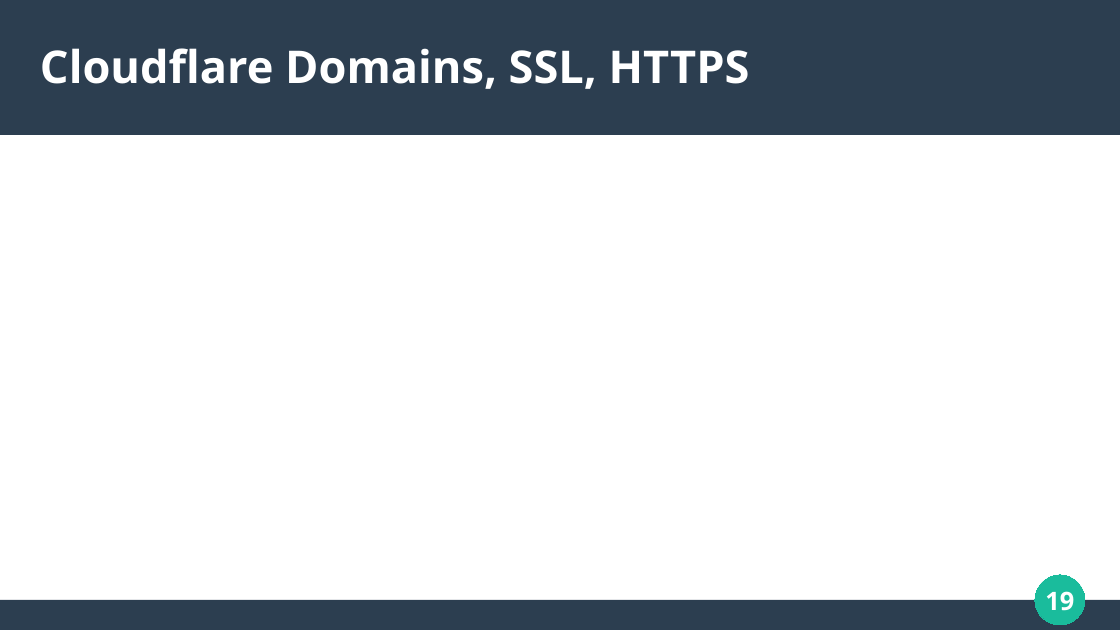
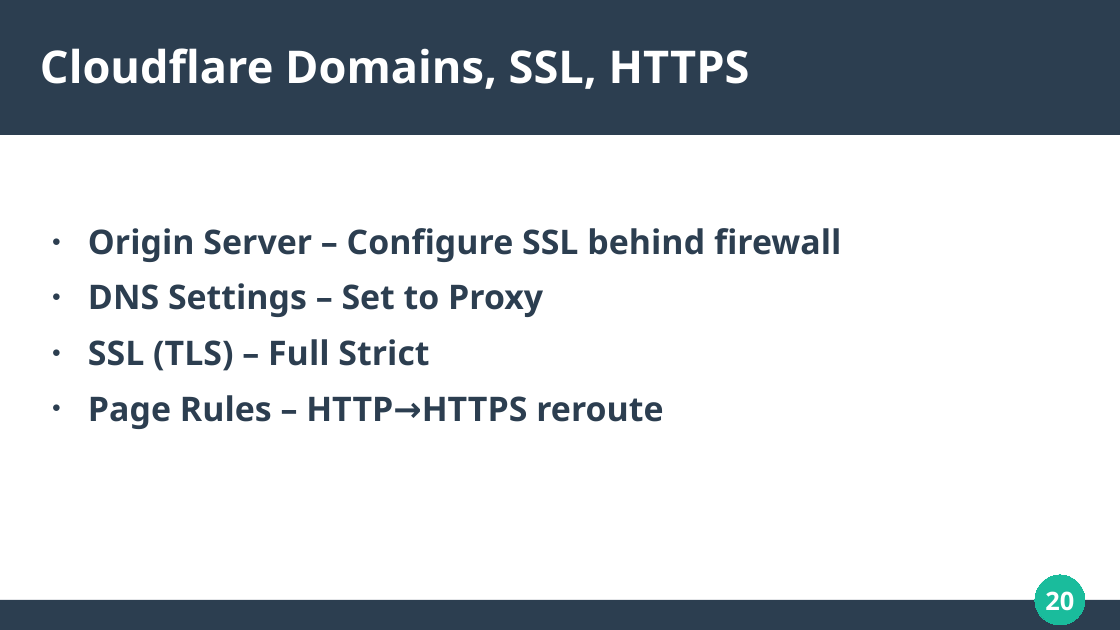
Before and after one commit to RealAsira/OwnYourOSINT, a slide deck: slide 20 of Own Your OSINT.odp (slide 19 before the commit). Drawn at 1120x630 pixels with LibreOffice and Linux fonts; fonts in the diff are those of the drawing. Boxes give left, top, right and bottom in pixels: in the first picture for what was removed or moved away, otherwise in the second. Text is boxed around its words. In the diff, an @@ line names an element or a change of style, - is before the commit and + after.

```diff
--- a/Own Your OSINT.odp
+++ b/Own Your OSINT.odp
@@ text added at <box>88,228,842,429</box>, 24 pt, text #2C3E50, bold @@
+● Origin Server – Configure SSL behind firewall
+● DNS Settings – Set to Proxy
+● SSL (TLS) – Full Strict
+● Page Rules – HTTP→HTTPS reroute
@@ page number at <box>1045,591,1074,611</box>: text changed @@
-19
+20
```
Also in this commit, not shown: 6 other slides changed, 2 slides added, 2 slides removed.
